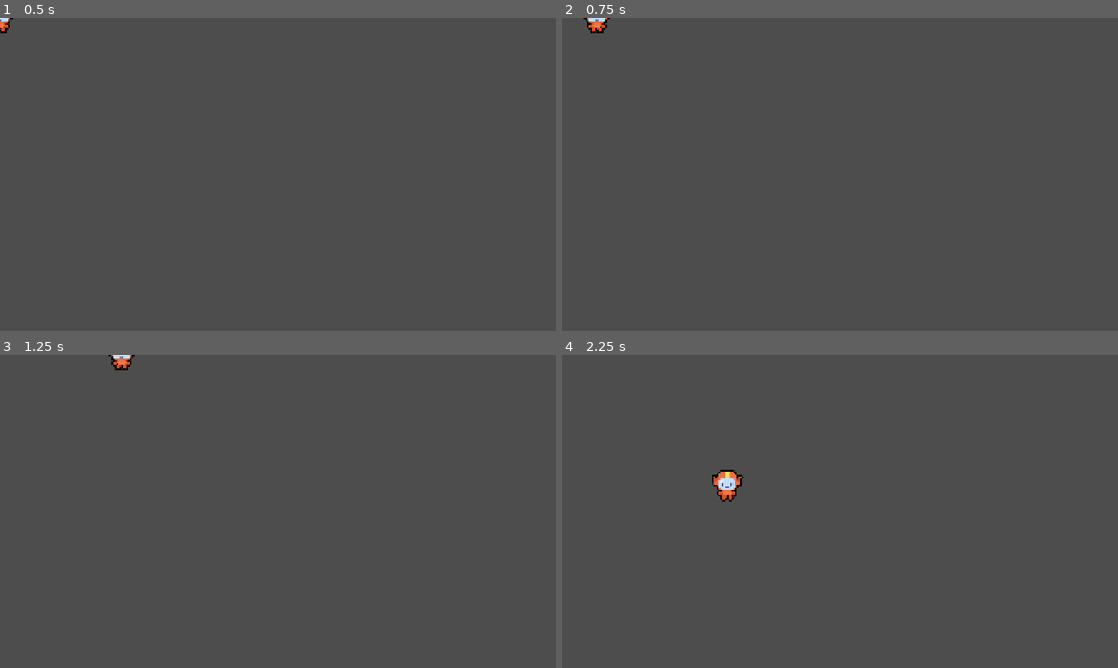
Above: before the commit, frames 1-4 (two rows, left to right).
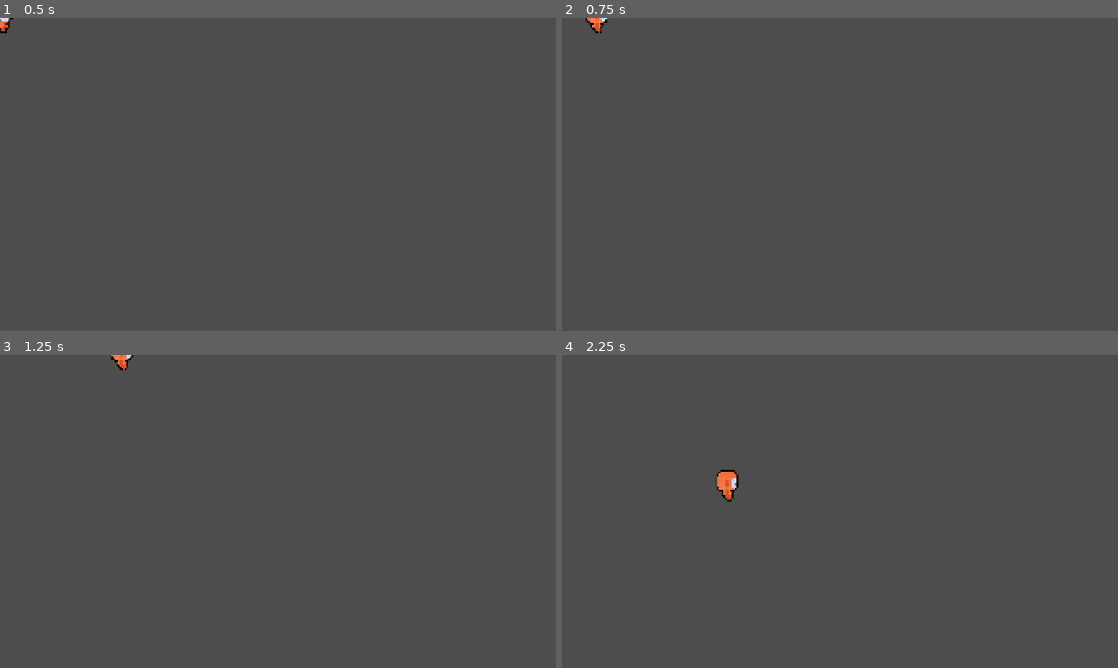
Above: after the commit, the same moments.

Repository: chimoochi/M9-Top-down-movement
Game: Godot game, scene res://runner.tscn
Two runs of this game, one before a commit and one after it. Both use one fixed random seed, a clock stepped at 60 frames per second and the inputs below. The project has no main scene, so this scene is started directly.
Inputs (mouse positions are in pixels of both pictures, inside the frame that each line leads up to):
- Up to frame 1 (0.5 s): no input
- Up to frame 2 (0.75 s): tap Enter at 0.5 s; move the mouse to (962, 158) at 0.52 s; hold Right (move_right) from 0.53 s (still down); tap Z at 0.6 s; click (962, 158) at 0.67 s
- Up to frame 3 (1.25 s): keep holding Right (move_right); tap Space at 0.77 s
- Up to frame 4 (2.25 s): move the mouse to (728, 527) at 1.27 s; release Right (move_right) at 1.28 s; hold Down (move_down) 1.28-2.03 s; tap Z at 1.35, 2.1 s; tap Space at 1.52 s; move the mouse to (895, 442) at 2.02 s; hold Right (move_right) from 2.03 s (still down)

Frame 1 is identical in both runs. In frame 2, 0.1% of the frame differs, in the area x 3-9%, y 0-5%; in frame 3, 0.1%; in frame 4, 0.3%, in the area x 27-33%, y 36-47%.

Commit message:
finish M9L3

Diff:
--- a/runner.gd
+++ b/runner.gd
@@ -1,9 +1,38 @@
 extends CharacterBody2D
 
 var max_speed := 600.0
+
+const RUNNER_DOWN = preload("res://assets/runner_down.png")
+const RUNNER_DOWN_RIGHT = preload("res://assets/runner_down_right.png")
+const RUNNER_RIGHT = preload("res://assets/runner_right.png")
+const RUNNER_UP = preload("res://assets/runner_up.png")
+const RUNNER_UP_RIGHT = preload("res://assets/runner_up_right.png")
+
+const UP_RIGHT = Vector2.UP + Vector2.RIGHT
+const UP_LEFT = Vector2.UP + Vector2.LEFT
+const DOWN_RIGHT = Vector2.DOWN + Vector2.RIGHT
+const DOWN_LEFT = Vector2.DOWN + Vector2.LEFT
+
+@onready var _skin: Sprite2D =%Skin
 
 
 func _physics_process(_delta: float) -> void:
 	var direction := Input.get_vector("move_left", "move_right", "move_up", "move_down")
 	velocity = direction * max_speed
 	move_and_slide()
+
+	var direction_discrete := direction.sign()
+	match direction_discrete:
+		Vector2.RIGHT, Vector2.LEFT:
+			_skin.texture = RUNNER_RIGHT
+		Vector2.UP:
+			_skin.texture = RUNNER_UP
+		Vector2.DOWN:
+			_skin.texture = RUNNER_DOWN
+		UP_RIGHT, UP_LEFT:
+			_skin.texture = RUNNER_UP_RIGHT
+		DOWN_RIGHT, DOWN_LEFT:
+			_skin.texture = RUNNER_DOWN_RIGHT
+
+	if direction_discrete.length() > 0:
+		_skin.flip_h = direction.x < 0.0
--- a/runner.tscn
+++ b/runner.tscn
@@ -10,6 +10,7 @@
 script = ExtResource("1_f7b3c")
 
 [node name="Skin" type="Sprite2D" parent="."]
+unique_name_in_owner = true
 texture = ExtResource("2_5pwe8")
 
 [node name="CollisionShape2D" type="CollisionShape2D" parent="."]
Not shown, changed: .DS_Store
